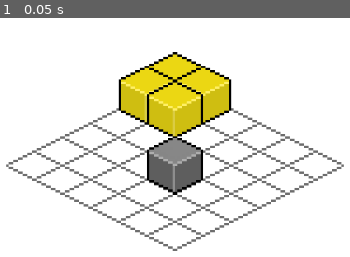
Above: before the commit, frame 1.
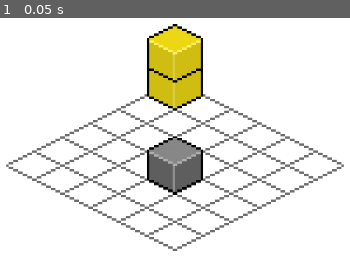
Above: after the commit, the same moment.

Repository: fengjiongmax/3D_iso_in_2D
Game: Godot game, scene res://main.tscn
Same seed, same stepped clock (60 frames per second), same inputs: the game is played once before the commit and once after it.
Inputs:
- Up to frame 1 (0.05 s): no input

The runs differ from the first frame. In frame 1, 9.8% of the frame differs, in the area x 33-67%, y 2-50%.

Commit message:
render order for blocks

Diff:
--- /dev/null
+++ b/blocks/block_base.gd
@@ -0,0 +1,18 @@
+class_name BlockBase
+extends Sprite
+
+var game_pos:Vector3
+
+func _ready():
+	pass
+
+func set_game_pos(x:int,y:int,z:int):
+	game_pos = Vector3(x,y,z)
+	var engine_pos = Grid.game_to_engine(x,y,z)
+	self.position = Vector2(engine_pos.x,engine_pos.y)
+	self.z_index = engine_pos.z
+	pass
+
+func set_game_posv3(new_pos:Vector3):
+	set_game_pos(int(new_pos.x),int(new_pos.y),int(new_pos.z))
+	pass
--- /dev/null
+++ b/blocks/movable/movable.gd
@@ -0,0 +1,4 @@
+extends BlockBase
+
+func _ready():
+	pass
--- a/blocks/movable/movable.tscn
+++ b/blocks/movable/movable.tscn
@@ -1,7 +1,9 @@
-[gd_scene load_steps=2 format=2]
+[gd_scene load_steps=3 format=2]
 
 [ext_resource path="res://blocks/movable/movable.png" type="Texture" id=1]
+[ext_resource path="res://blocks/movable/movable.gd" type="Script" id=2]
 
-[node name="Sprite" type="Sprite"]
+[node name="movable" type="Sprite"]
 scale = Vector2( 3, 3 )
 texture = ExtResource( 1 )
+script = ExtResource( 2 )
--- /dev/null
+++ b/blocks/unmovable/unmovable.gd
@@ -0,0 +1,4 @@
+extends BlockBase
+
+func _ready():
+	pass
--- a/blocks/unmovable/unmovable.tscn
+++ b/blocks/unmovable/unmovable.tscn
@@ -1,7 +1,9 @@
-[gd_scene load_steps=2 format=2]
+[gd_scene load_steps=3 format=2]
 
 [ext_resource path="res://blocks/unmovable/unmovable.png" type="Texture" id=1]
+[ext_resource path="res://blocks/unmovable/unmovable.gd" type="Script" id=2]
 
-[node name="Sprite" type="Sprite"]
+[node name="unmovable" type="Sprite"]
 scale = Vector2( 3, 3 )
 texture = ExtResource( 1 )
+script = ExtResource( 2 )
--- a/grid.gd
+++ b/grid.gd
@@ -10,16 +10,18 @@
 
 onready var SINGLE_X = Vector2(texture_w/2,texture_h/4) * TEXTURE_SCALE
 onready var SINGLE_Z = Vector2(-texture_w/2,texture_h/4) * TEXTURE_SCALE
+onready var SINGLE_Y = Vector2(0,-texture_h/2) * TEXTURE_SCALE
 
 func _ready():
 	pass
 
-func game_to_engine(x:int,y:int,z:int):
-	var _rtn = Vector2(0,0)
-	_rtn += x*SINGLE_X
-	_rtn += z*SINGLE_Z
-	return _rtn
+func game_to_engine(x:int,y:int,z:int) -> Vector3:
+	var _rtn_2d = Vector2(0,0)
+	_rtn_2d += x*SINGLE_X
+	_rtn_2d += z*SINGLE_Z
+	_rtn_2d += y*SINGLE_Y
+	var _z = x+y+z
+	return Vector3(_rtn_2d.x,_rtn_2d.y,_z)
 
 func game_to_enginev3(game_position:Vector3):
-	game_to_engine(game_position.x,game_position.y,game_position.z)
-	pass
+	return game_to_engine(int(game_position.x),int(game_position.y),int(game_position.z))
--- a/main.gd
+++ b/main.gd
@@ -1,7 +1,7 @@
 extends Node2D
 
-const movable = "res://blocks/movable/movable.tscn"
-const unmovable = "res://blocks/unmovable/unmovable.tscn"
+const movable = preload("res://blocks/movable/movable.tscn")
+const unmovable = preload("res://blocks/unmovable/unmovable.tscn")
 
 onready var grid_texture = load("res://floor_tile/grid.png")
 
@@ -11,24 +11,20 @@
 		for z in range(6):
 			$floor_tile.set_cell(x,z,0)
 		pass
-
+	# you can add blocks however you want ,but might got something weird.
+	new_movable(0,1,0)
 	new_movable(0,0,0)
-	new_movable(0,0,1)
-	new_movable(1,0,0)
-	new_movable(1,0,1)
 	new_unmovable(3,0,3)
 	pass
 
 func new_movable(x,y,z):
-	var _m = load(movable).instance()
+	var _m = movable.instance()
 	$movable.add_child(_m)
-	var _engine_pos = Grid.game_to_engine(x,y,z)
-	_m.position = _engine_pos
+	_m.set_game_pos(x,y,z)
 	pass
 
 func new_unmovable(x,y,z):
-	var _u = load(unmovable).instance()
+	var _u = unmovable.instance()
 	$unmovable.add_child(_u)
-	var _engine_pos = Grid.game_to_engine(x,y,z)
-	_u.position = _engine_pos
+	_u.set_game_pos(x,y,z)
 	pass
--- a/project.godot
+++ b/project.godot
@@ -7,6 +7,16 @@
 ;   param=value ; assign values to parameters
 
 config_version=4
+
+_global_script_classes=[ {
+"base": "Sprite",
+"class": "BlockBase",
+"language": "GDScript",
+"path": "res://blocks/block_base.gd"
+} ]
+_global_script_class_icons={
+"BlockBase": ""
+}
 
 [application]
 
@@ -18,6 +28,10 @@
 
 Grid="*res://grid.gd"
 
+[physics]
+
+common/enable_pause_aware_picking=true
+
 [rendering]
 
 environment/default_clear_color=Color( 1, 1, 1, 1 )
